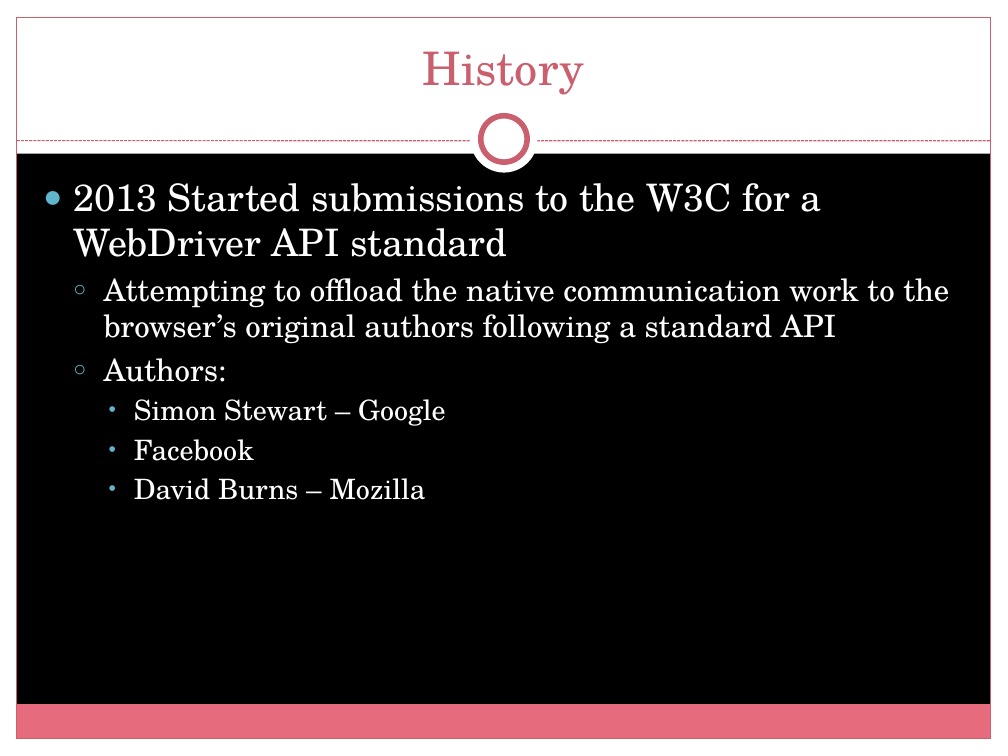
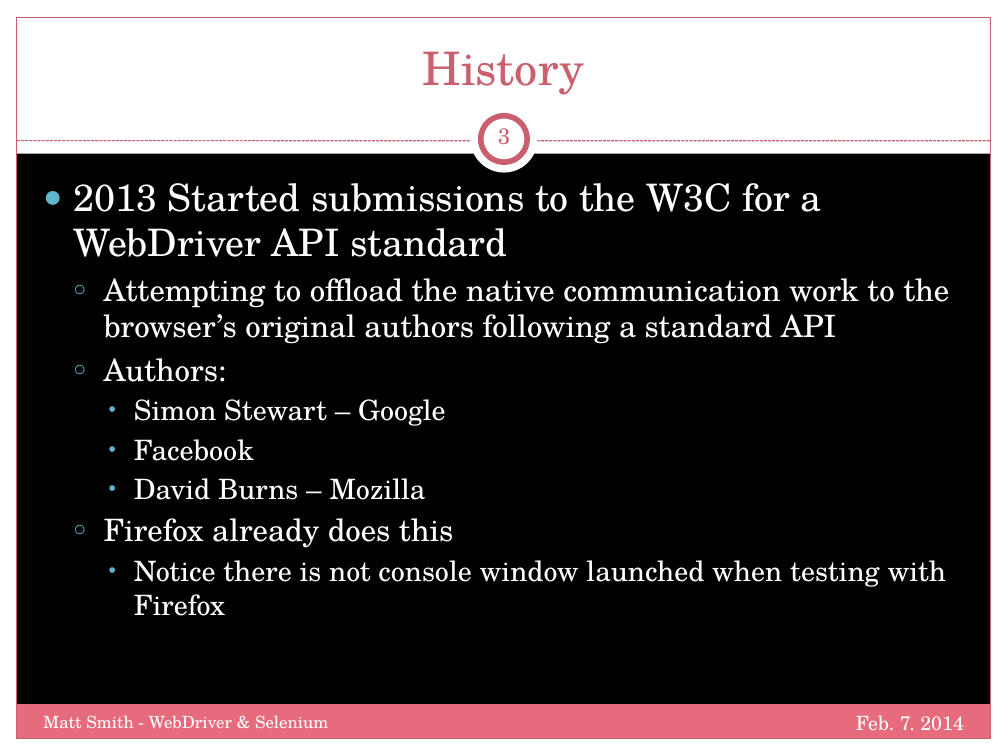
Before and after one commit to mtscout6/my-presentations, a slide deck: slide 3 of WebDriver/Slides.pptx. Drawn at 1008x756 pixels with LibreOffice and Linux fonts; fonts in the diff are those of the drawing; background and template pictures are left out. Boxes give left, top, right and bottom in pixels: in the first picture for what was removed or moved away, otherwise in the second. Text is boxed around its words. In the diff, an @@ line names an element or a change of style, - is before the commit and + after.

```diff
--- a/WebDriver/Slides.pptx
+++ b/WebDriver/Slides.pptx
@@ page number added at <box>498,128,510,145</box>, 16 pt, text #CB5F6E @@
+3
@@ text at <box>104,518,947,616</box>: paragraphs added @@
+  ○ Firefox already does this
+    • Notice there is not console window launched when testing with Firefox
@@ text added at <box>43,715,328,728</box>, 12 pt, text #FFFFFF @@
+Matt Smith - WebDriver & Selenium
@@ text added at <box>856,715,964,730</box>, 14 pt, text #FFFFFF @@
+Feb. 7. 2014
```
Also in this commit, not shown: 3 other slides changed, 7 slides added.
